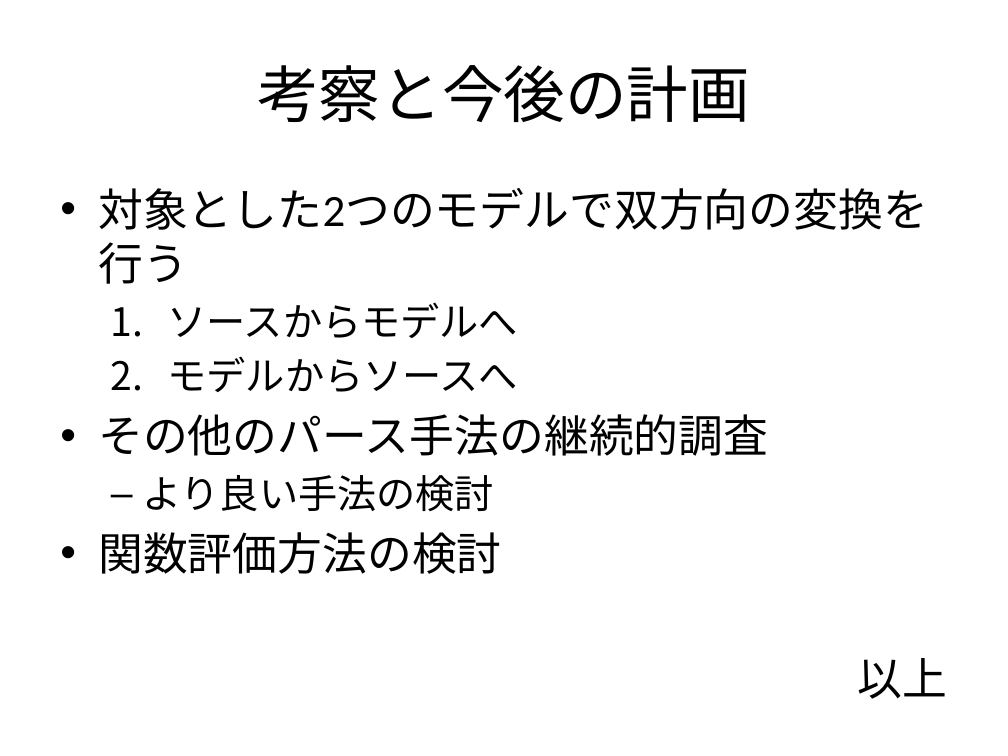
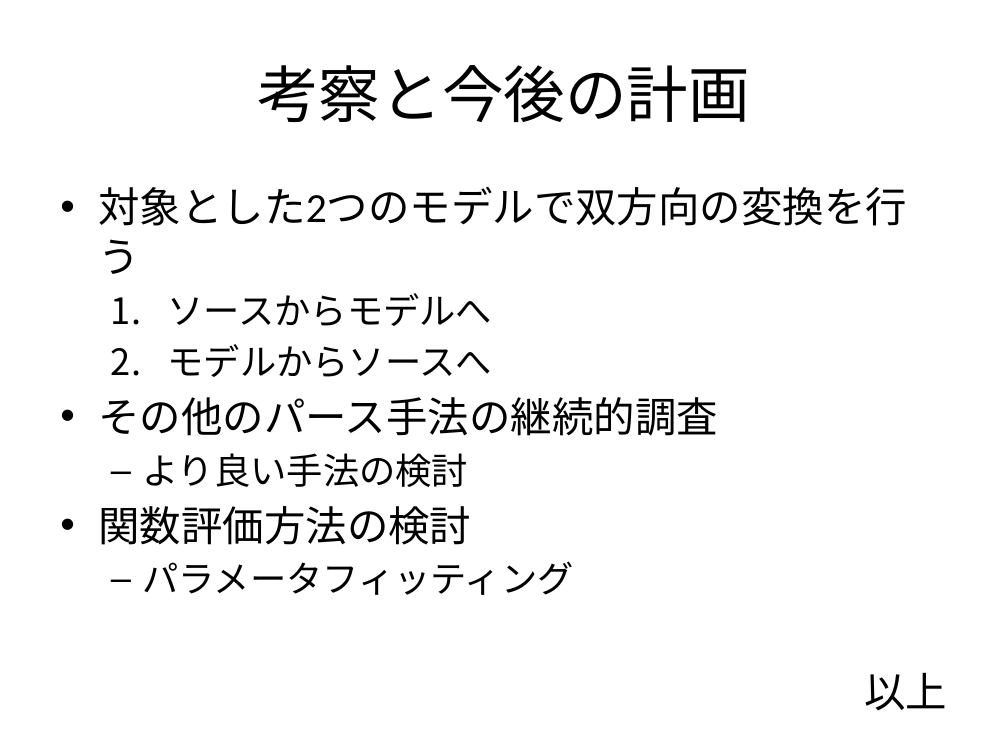
Before and after one commit to f-akazawa/akaz_uecdevelop, a slide deck: slide 19 of doc/中間発表資料.pptx. Drawn at 1008x756 pixels with LibreOffice and Linux fonts; fonts in the diff are those of the drawing. Boxes give left, top, right and bottom in pixels: in the first picture for what was removed or moved away, otherwise in the second. Text is boxed around its words. In the diff, an @@ line names an element or a change of style, - is before the commit and + after.

Commit message:
先生のコメントを反映させた
問題点は現状の図で面倒くさそうだし
提案手法はポンチ絵でまず書いてみた

```diff
--- a/doc/中間発表資料.pptx
+++ b/doc/中間発表資料.pptx
@@ text at bbox=[98, 187, 907, 545]: size 32 to 29.6 pt in "対象とした2つのモデルで双方向の変換を行う", "その他のパース手法の継続的調査", "関数評価方法の検討", "以上"; size 28 to 25.9 pt in "ソースからモデルへ", "モデルからソースへ", "より良い手法の検討" @@
@@ text at bbox=[142, 561, 573, 595]: paragraph added @@
+  – パラメータフィッティング
```
Also in this commit, not shown: 2 other slides changed, 3 slides added, 3 slides removed.
